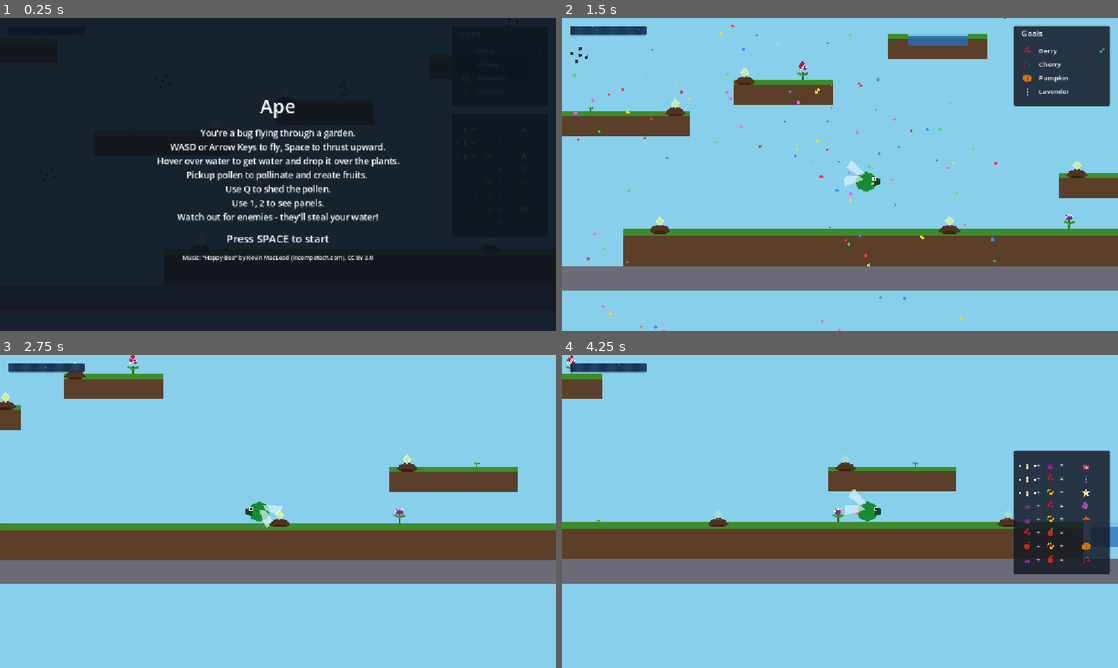
Above: before the commit, frames 1-4 (two rows, left to right).
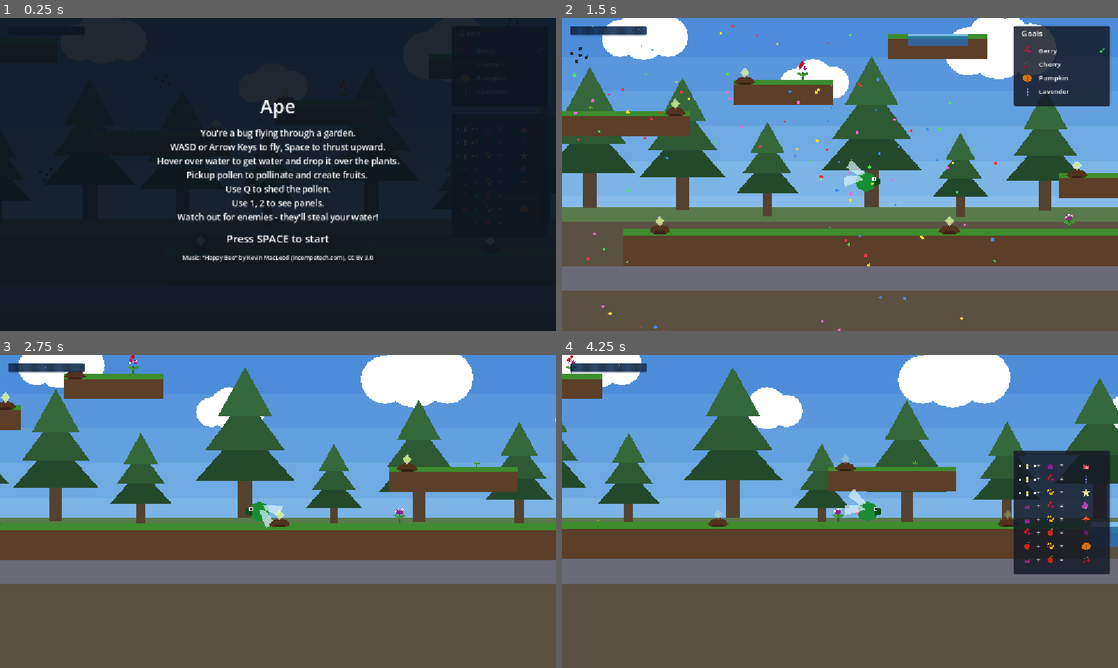
Above: after the commit, the same moments.

Repository: AntonioDrusin/ape
Game: Godot game, scene res://scenes/main.tscn
Same seed, same stepped clock (60 frames per second), same inputs: the game is played once before the commit and once after it.
Inputs:
- Up to frame 1 (0.25 s): no input
- Up to frame 2 (1.5 s): tap Space at 0.5 s; hold D (move_right) from 0.53 s (still down); tap Q (shed_pollen) at 0.6 s; tap Enter (ui_accept) at 0.77, 1.07 s; tap 1 (toggle_combo_chart) at 1.35 s
- Up to frame 3 (2.75 s): tap Enter (ui_accept) at 1.52, 1.82 s; release D (move_right) at 2.03 s; hold A (move_left) from 2.03 s (still down); hold 2 (toggle_goal_panel) from 2.03 s (still down)
- Up to frame 4 (4.25 s): release A (move_left) at 2.78 s; release 2 (toggle_goal_panel) at 2.78 s; hold D (move_right) from 2.78 s (still down); tap Q (shed_pollen) at 2.85 s; tap Enter (ui_accept) at 3.02, 3.32, 3.77, 4.07 s; hold 1 (toggle_combo_chart) from 3.53 s (still down)

The runs differ from the first frame. In frame 2, 67% of the frame differs, in the area x 0-100%, y 0-100%; in frame 3, 76%; in frame 4, 75%.

Commit message:
Added parallax

Diff:
--- /dev/null
+++ b/ape/godot/scenes/background.tscn
@@ -0,0 +1,107 @@
+[gd_scene load_steps=3 format=3]
+
+[ext_resource type="PackedScene" path="res://scenes/cloud.tscn" id="1"]
+[ext_resource type="PackedScene" path="res://scenes/pine_tree.tscn" id="2"]
+
+[node name="Background" type="ParallaxBackground"]
+
+[node name="Sky" type="ParallaxLayer" parent="."]
+motion_scale = Vector2(0, 0)
+
+[node name="Band1" type="Polygon2D" parent="Sky"]
+color = Color(0.3, 0.55, 0.85, 1)
+polygon = PackedVector2Array(-200, -150, 950, -150, 950, 50, -200, 50)
+
+[node name="Band2" type="Polygon2D" parent="Sky"]
+color = Color(0.35, 0.59, 0.86, 1)
+polygon = PackedVector2Array(-200, 50, 950, 50, 950, 95, -200, 95)
+
+[node name="Band3" type="Polygon2D" parent="Sky"]
+color = Color(0.39, 0.63, 0.88, 1)
+polygon = PackedVector2Array(-200, 95, 950, 95, 950, 140, -200, 140)
+
+[node name="Band4" type="Polygon2D" parent="Sky"]
+color = Color(0.44, 0.67, 0.89, 1)
+polygon = PackedVector2Array(-200, 140, 950, 140, 950, 185, -200, 185)
+
+[node name="Band5" type="Polygon2D" parent="Sky"]
+color = Color(0.49, 0.71, 0.9, 1)
+polygon = PackedVector2Array(-200, 185, 950, 185, 950, 230, -200, 230)
+
+[node name="Band6" type="Polygon2D" parent="Sky"]
+color = Color(0.53, 0.74, 0.92, 1)
+polygon = PackedVector2Array(-200, 230, 950, 230, 950, 275, -200, 275)
+
+[node name="Band7" type="Polygon2D" parent="Sky"]
+color = Color(0.58, 0.78, 0.93, 1)
+polygon = PackedVector2Array(-200, 275, 950, 275, 950, 320, -200, 320)
+
+[node name="Band8" type="Polygon2D" parent="Sky"]
+color = Color(0.63, 0.82, 0.94, 1)
+polygon = PackedVector2Array(-200, 320, 950, 320, 950, 365, -200, 365)
+
+[node name="Band9" type="Polygon2D" parent="Sky"]
+color = Color(0.67, 0.86, 0.96, 1)
+polygon = PackedVector2Array(-200, 365, 950, 365, 950, 410, -200, 410)
+
+[node name="Band10" type="Polygon2D" parent="Sky"]
+color = Color(0.72, 0.9, 0.97, 1)
+polygon = PackedVector2Array(-200, 410, 950, 410, 950, 600, -200, 600)
+
+[node name="Clouds" type="ParallaxLayer" parent="."]
+motion_scale = Vector2(0.2, 0.2)
+motion_mirroring = Vector2(900, 0)
+
+[node name="Cloud1" parent="Clouds" instance=ExtResource("1")]
+position = Vector2(60, 45)
+
+[node name="Cloud2" parent="Clouds" instance=ExtResource("1")]
+position = Vector2(280, 105)
+scale = Vector2(0.8, 0.8)
+
+[node name="Cloud3" parent="Clouds" instance=ExtResource("1")]
+position = Vector2(520, 60)
+scale = Vector2(1.3, 1.3)
+
+[node name="Cloud4" parent="Clouds" instance=ExtResource("1")]
+position = Vector2(750, 115)
+scale = Vector2(0.9, 0.9)
+
+[node name="Trees" type="ParallaxLayer" parent="."]
+motion_scale = Vector2(0.6, 0.6)
+motion_mirroring = Vector2(840, 0)
+
+[node name="Soil" type="Polygon2D" parent="Trees"]
+color = Color(0.36, 0.32, 0.26, 1)
+polygon = PackedVector2Array(0, 318, 840, 318, 840, 600, 0, 600)
+
+[node name="Grass" type="Polygon2D" parent="Trees"]
+color = Color(0.35, 0.48, 0.3, 1)
+polygon = PackedVector2Array(0, 318, 840, 318, 840, 338, 0, 338)
+
+[node name="Tree1" parent="Trees" instance=ExtResource("2")]
+position = Vector2(20, 322)
+scale = Vector2(1.4, 1.4)
+
+[node name="Tree2" parent="Trees" instance=ExtResource("2")]
+position = Vector2(130, 330)
+
+[node name="Tree3" parent="Trees" instance=ExtResource("2")]
+position = Vector2(265, 318)
+scale = Vector2(1.6, 1.6)
+
+[node name="Tree4" parent="Trees" instance=ExtResource("2")]
+position = Vector2(380, 332)
+scale = Vector2(0.9, 0.9)
+
+[node name="Tree5" parent="Trees" instance=ExtResource("2")]
+position = Vector2(490, 324)
+scale = Vector2(1.3, 1.3)
+
+[node name="Tree6" parent="Trees" instance=ExtResource("2")]
+position = Vector2(620, 328)
+scale = Vector2(1.1, 1.1)
+
+[node name="Tree7" parent="Trees" instance=ExtResource("2")]
+position = Vector2(740, 320)
+scale = Vector2(1.5, 1.5)
--- /dev/null
+++ b/ape/godot/scenes/cloud.tscn
@@ -0,0 +1,17 @@
+[gd_scene format=3]
+
+[node name="Cloud" type="Node2D"]
+
+[node name="Left" type="Polygon2D" parent="."]
+position = Vector2(-30, 6)
+color = Color(1, 1, 1, 1)
+polygon = PackedVector2Array(24, 0, 22.2, 9.2, 17, 17, 9.2, 22.2, 0, 24, -9.2, 22.2, -17, 17, -22.2, 9.2, -24, 0, -22.2, -9.2, -17, -17, -9.2, -22.2, 0, -24, 9.2, -22.2, 17, -17, 22.2, -9.2)
+
+[node name="Right" type="Polygon2D" parent="."]
+position = Vector2(32, 4)
+color = Color(1, 1, 1, 1)
+polygon = PackedVector2Array(26, 0, 24, 10, 18.4, 18.4, 10, 24, 0, 26, -10, 24, -18.4, 18.4, -24, 10, -26, 0, -24, -10, -18.4, -18.4, -10, -24, 0, -26, 10, -24, 18.4, -18.4, 24, -10)
+
+[node name="Center" type="Polygon2D" parent="."]
+color = Color(1, 1, 1, 1)
+polygon = PackedVector2Array(34, 0, 31.4, 13, 24, 24, 13, 31.4, 0, 34, -13, 31.4, -24, 24, -31.4, 13, -34, 0, -31.4, -13, -24, -24, -13, -31.4, 0, -34, 13, -31.4, 24, -24, 31.4, -13)
--- a/ape/godot/scenes/main.tscn
+++ b/ape/godot/scenes/main.tscn
@@ -11,9 +11,12 @@
 [ext_resource type="Script" uid="uid://d2fmlpv1wje64" path="res://scripts/main.gd" id="9"]
 [ext_resource type="PackedScene" path="res://scenes/intro_screen.tscn" id="10"]
 [ext_resource type="PackedScene" path="res://scenes/plot.tscn" id="11"]
+[ext_resource type="PackedScene" path="res://scenes/background.tscn" id="12"]
 
 [node name="Main" type="Node2D" unique_id=161603854 groups=["main"]]
 script = ExtResource("9")
+
+[node name="Background" parent="." instance=ExtResource("12")]
 
 [node name="Music" type="AudioStreamPlayer" parent="." unique_id=1498417172]
 stream = ExtResource("6")
--- /dev/null
+++ b/ape/godot/scenes/pine_tree.tscn
@@ -0,0 +1,19 @@
+[gd_scene format=3]
+
+[node name="PineTree" type="Node2D"]
+
+[node name="Trunk" type="Polygon2D" parent="."]
+color = Color(0.33, 0.26, 0.19, 1)
+polygon = PackedVector2Array(-6, -30, 6, -30, 6, 0, -6, 0)
+
+[node name="Tier1" type="Polygon2D" parent="."]
+color = Color(0.14, 0.29, 0.17, 1)
+polygon = PackedVector2Array(-40, -30, 40, -30, 0, -75)
+
+[node name="Tier2" type="Polygon2D" parent="."]
+color = Color(0.18, 0.35, 0.2, 1)
+polygon = PackedVector2Array(-32, -55, 32, -55, 0, -98)
+
+[node name="Tier3" type="Polygon2D" parent="."]
+color = Color(0.21, 0.41, 0.23, 1)
+polygon = PackedVector2Array(-22, -82, 22, -82, 0, -122)
Not shown, changed: ape/godot/ARCHITECTURE.md
